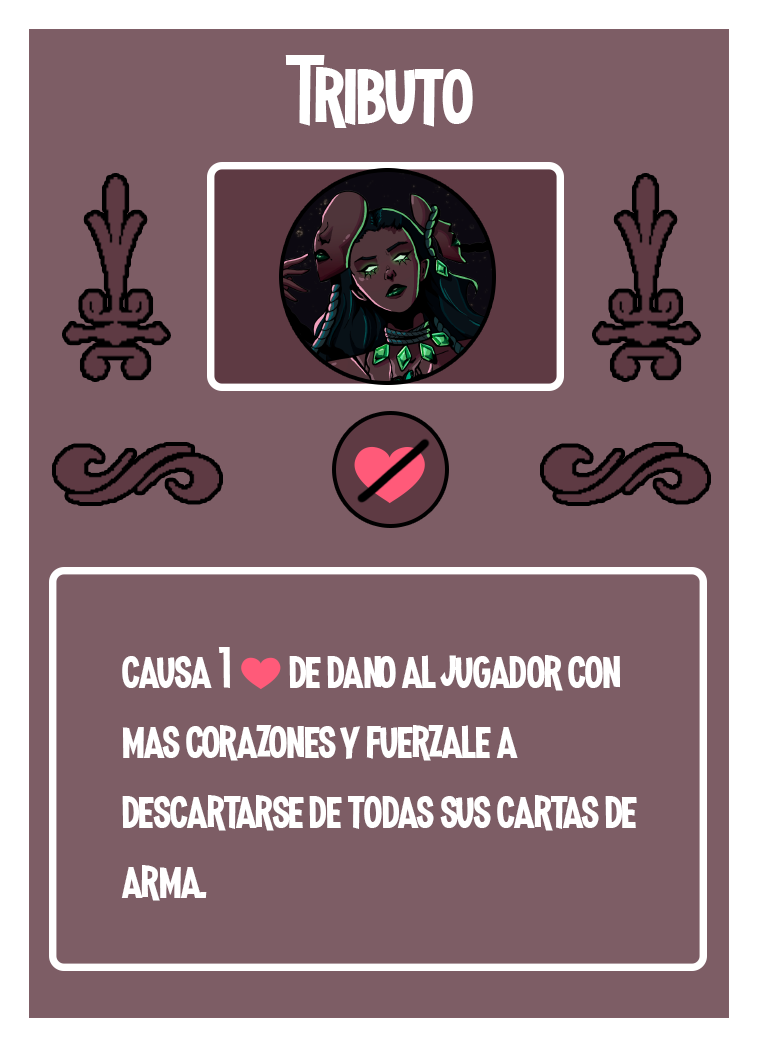
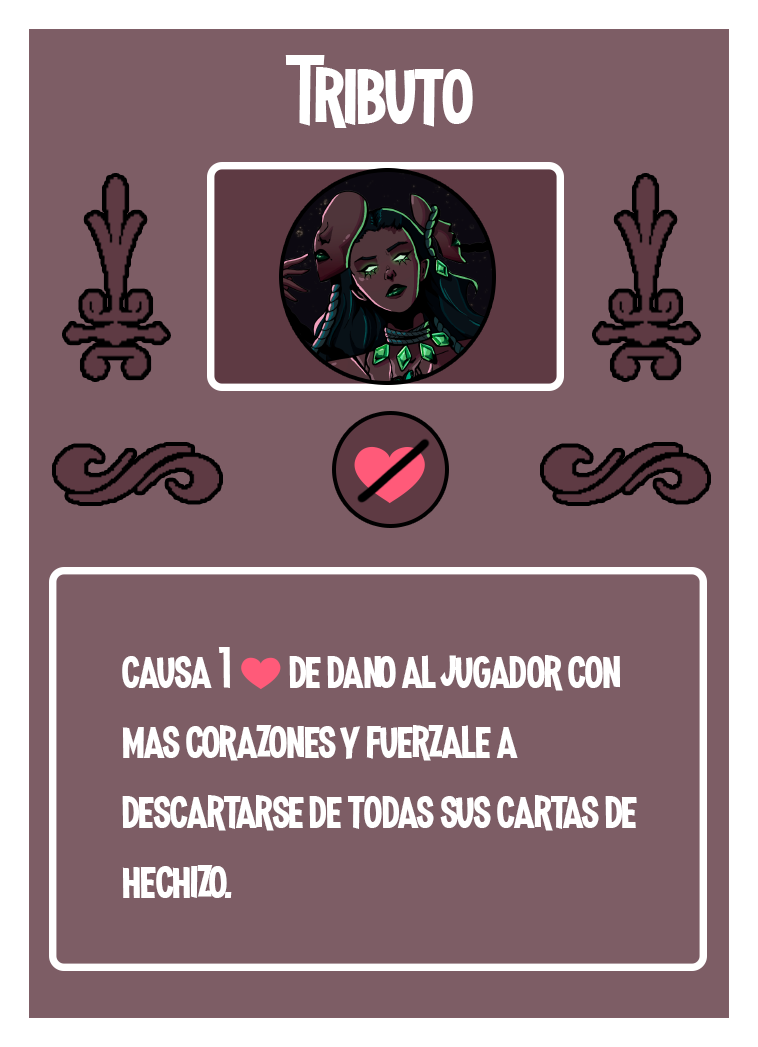
Layer changes from the first 758×1047 image to the second:
painted on "causa 1 ❤ de dano al jugador con mas corazones y fuerzale a de" over [121, 865, 232, 901]
